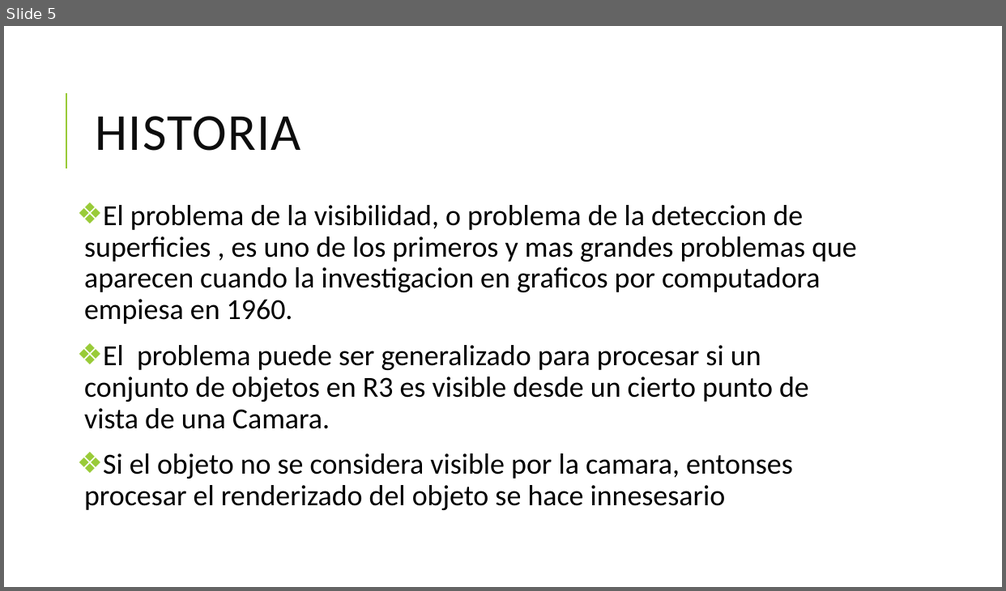
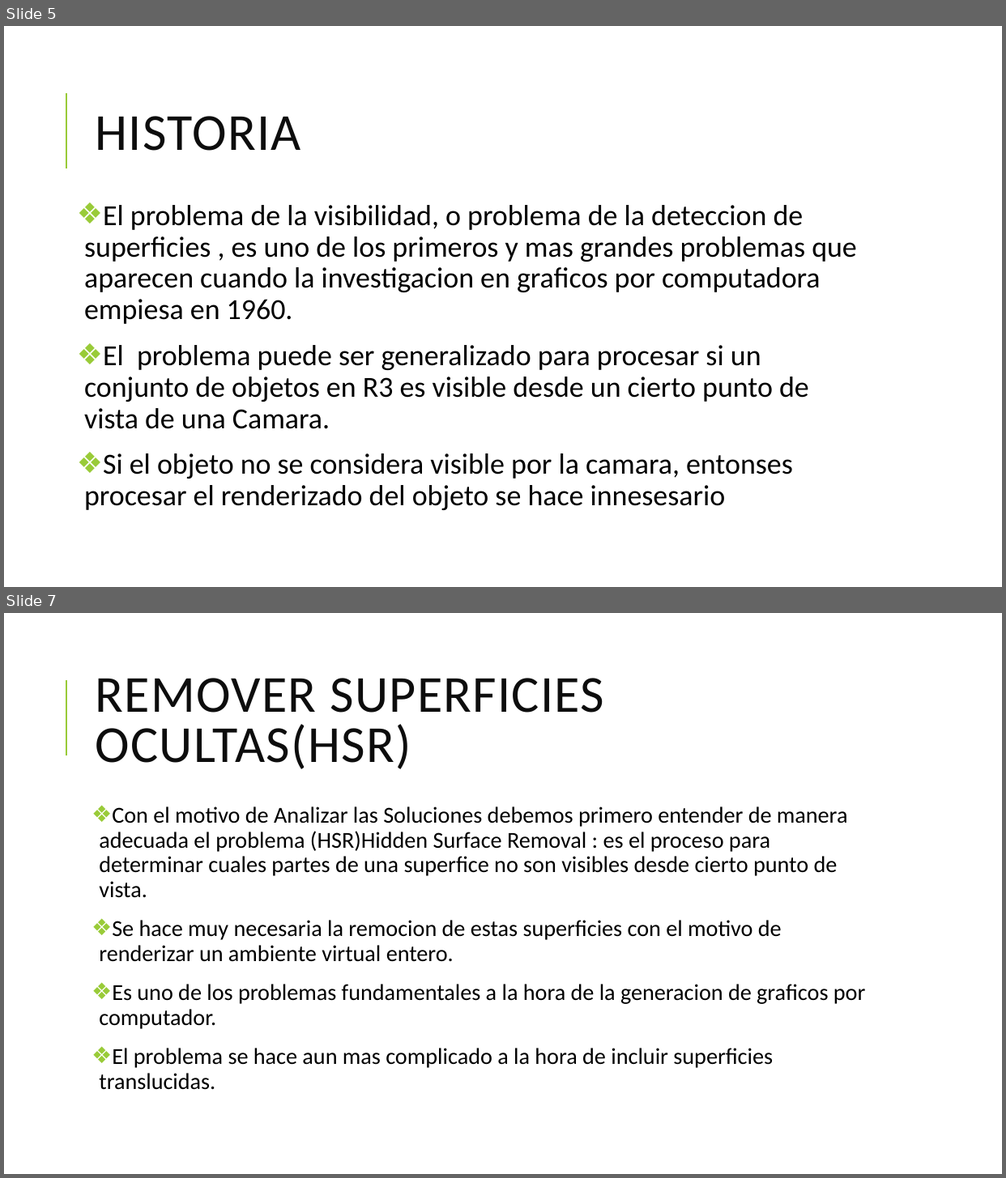
Before and after one commit to MogGy94/paintersAlg, a slide deck: ALGOritmo del Pintor.pptx. Shown one above the other, each under a label of ours: slide 5 before the commit, slides 5 and 7 after it; the slides between them are not shown. The pictures are 1006x591 and 1006x1178 pixels, drawn with LibreOffice and Linux fonts; fonts in the diff are those of the drawing. Boxes give left, top, right and bottom in pixels: in the first picture for what was removed or moved away, otherwise in the second. Text is boxed around its words. In the diff, an @@ line names an element or a change of style, - is before the commit and + after.

```diff
--- a/ALGOritmo del Pintor.pptx
+++ b/ALGOritmo del Pintor.pptx
@@ slide 7 added at [4,613,1002,1174], background #FFFFFF; not listed: 1 template element that a slide beside it also shows @@
@@ title added at [96,678,605,769], 50 pt, text #0D0D0D @@
+REMOVER SUPERFICIES OCULTAS(HSR)
@@ text added at [99,807,865,1090], 22 pt, text #000000 @@
+❖ Con el motivo de Analizar las Soluciones debemos primero entender de manera adecuada el problema (HSR)Hidden Surface Removal : es el proceso para determinar cuales partes de una superfice no son visibles desde cierto punto de vista.
+❖ Se hace muy necesaria la remocion de estas superficies con el motivo de renderizar un ambiente virtual entero.
+❖ Es uno de los problemas fundamentales a la hora de la generacion de graficos por computador.
+❖ El problema se hace aun mas complicado a la hora de incluir superficies translucidas.
```
Also in this commit, not shown: 1 slide changed, 7 other slides added, 14 other files.
